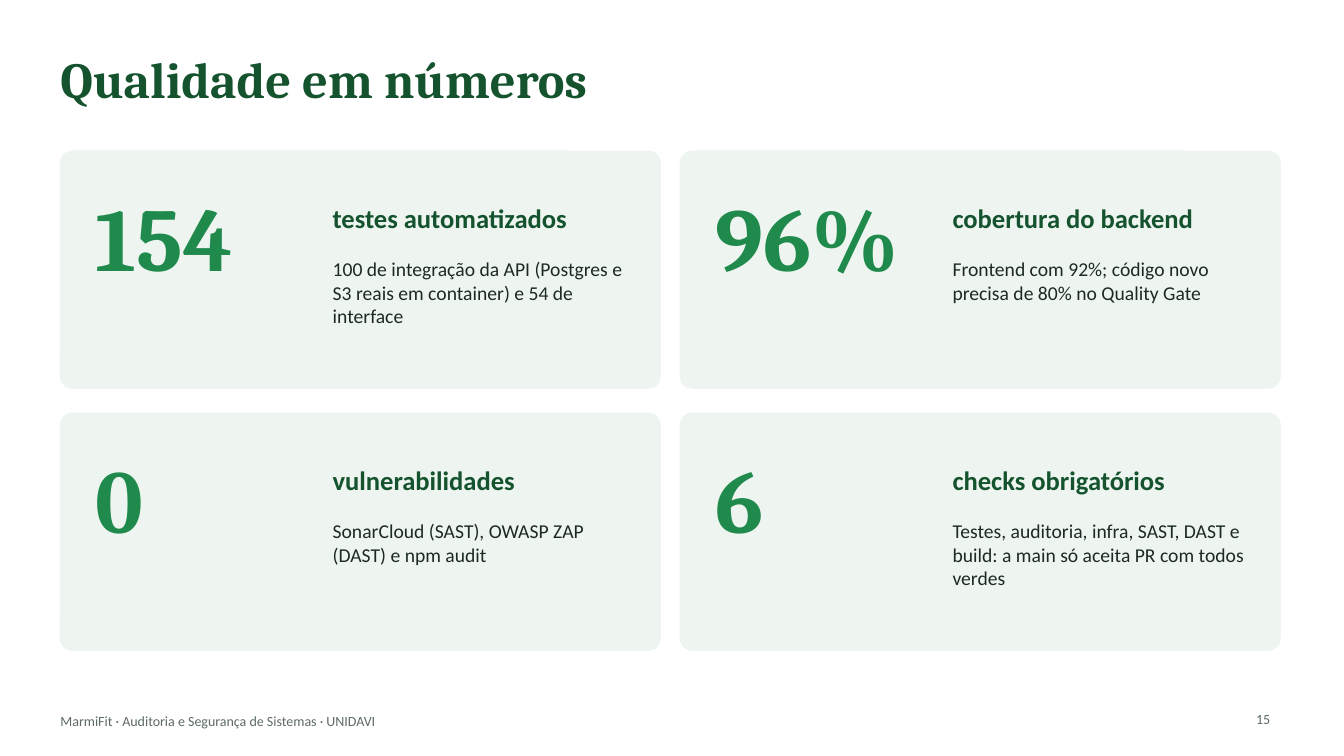
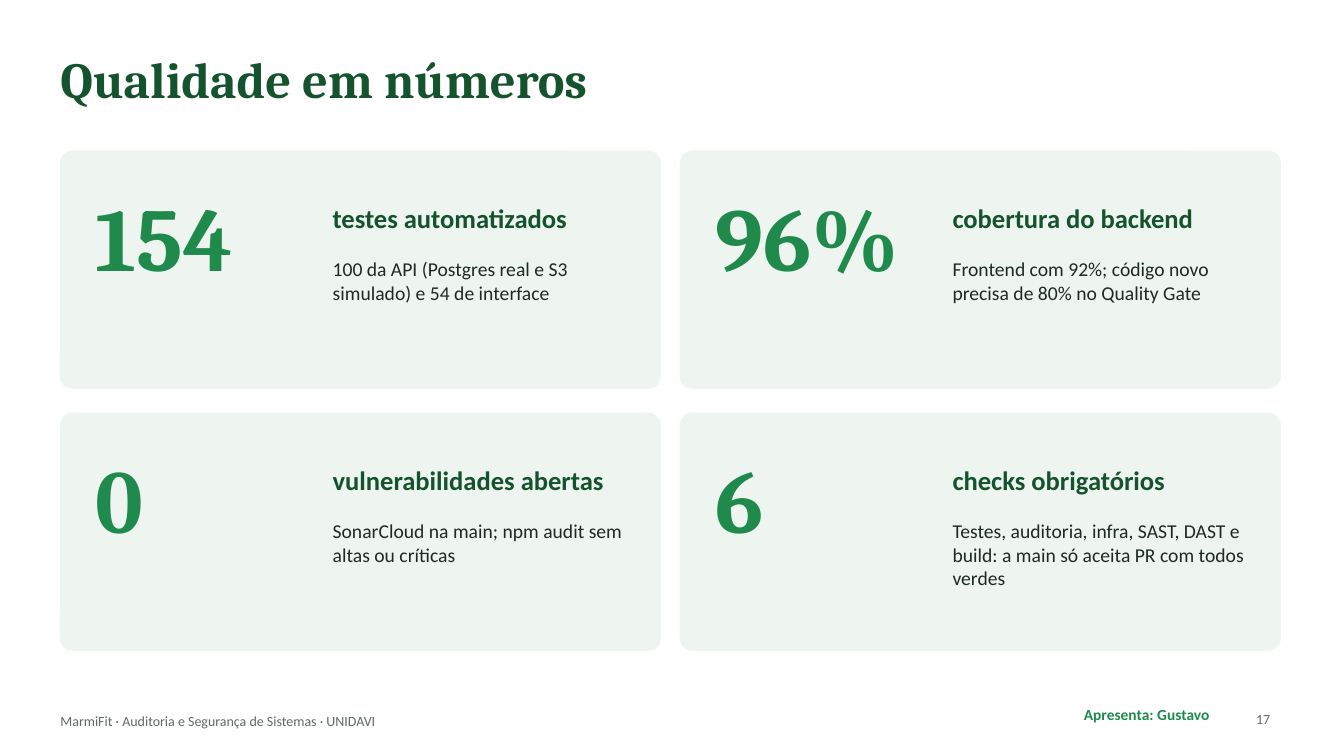
Before and after one commit to 1GustavoBorgonha1/aplicacao_tb_fnl_si, a slide deck: slide 17 of docs/apresentacao/MarmiFit-apresentacao.pptx (slide 15 before the commit). Drawn at 1344x756 pixels with LibreOffice and Linux fonts; fonts in the diff are those of the drawing. Boxes give left, top, right and bottom in pixels: in the first picture for what was removed or moved away, otherwise in the second. Text is boxed around its words. In the diff, an @@ line names an element or a change of style, - is before the commit and + after.

```diff
--- a/docs/apresentacao/MarmiFit-apresentacao.pptx
+++ b/docs/apresentacao/MarmiFit-apresentacao.pptx
@@ text at bbox=[333, 262, 568, 303]: text changed @@
-100 de integração da API (Postgres e S3 reais em container) e 54 de interface
+100 da API (Postgres real e S3 simulado) e 54 de interface
@@ text at bbox=[333, 471, 604, 490]: text changed @@
-vulnerabilidades
+vulnerabilidades abertas
@@ text at bbox=[333, 524, 622, 562]: text changed @@
-SonarCloud (SAST), OWASP ZAP (DAST) e npm audit
+SonarCloud na main; npm audit sem altas ou críticas
@@ text added at bbox=[1084, 710, 1209, 723], 11 pt, text #1F8A4C, bold @@
+Apresenta: Gustavo
@@ page number at bbox=[1256, 715, 1270, 724]: text changed @@
-15
+17
```
Also in this commit, not shown: 16 other slides changed, 8 slides added.
